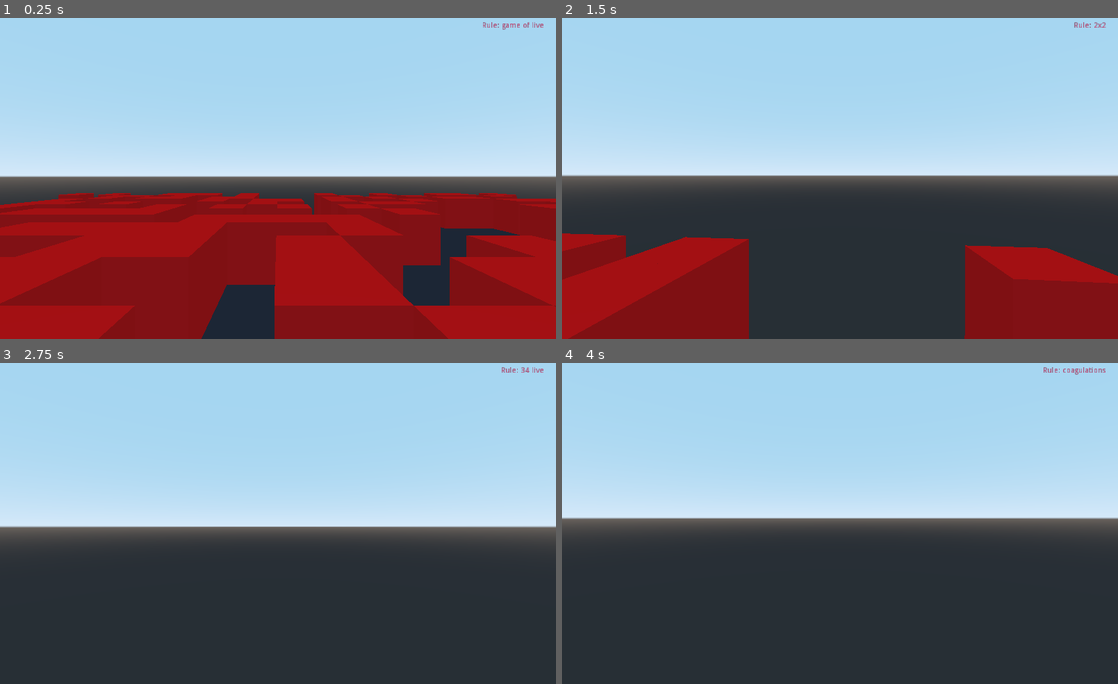
Above: before the commit, frames 1-4 (two rows, left to right).
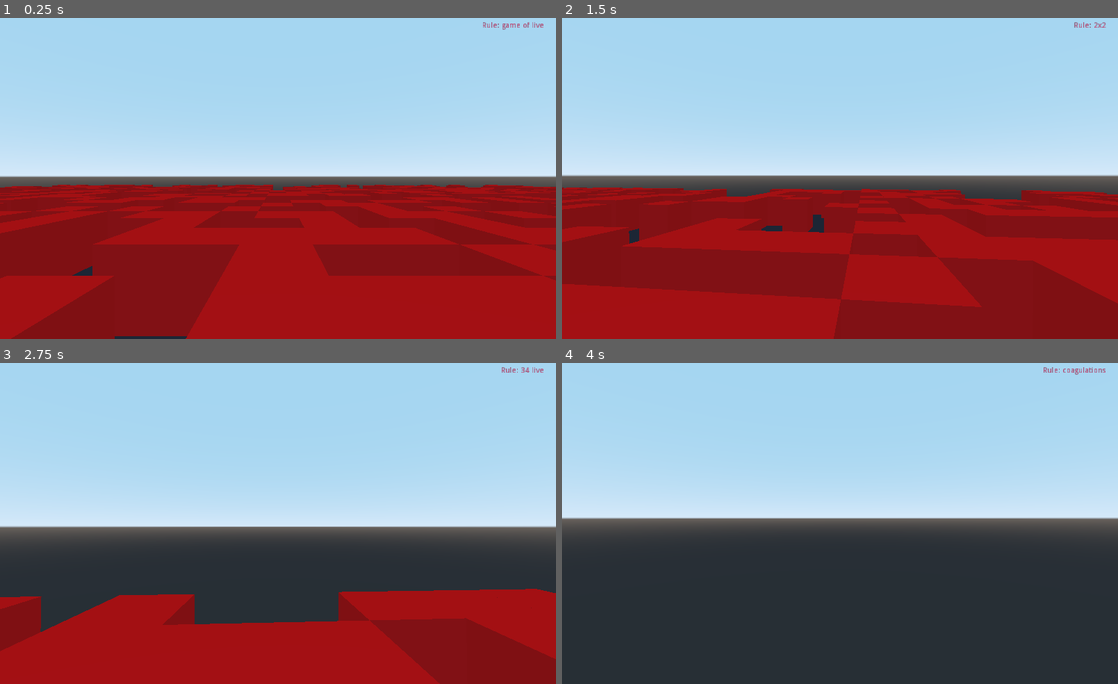
Above: after the commit, the same moments.

Repository: tdworowy/cellular_automata_the_game
Game: Godot game, scene res://main.tscn
The game is run twice, just before and just after one commit, with the same random seed, the same clock (stepped at 60 frames per second) and the same inputs.
Inputs (mouse positions are in pixels of both pictures, inside the frame that each line leads up to):
- Up to frame 1 (0.25 s): no input
- Up to frame 2 (1.5 s): tap Enter at 0.5 s; move the mouse to (867, 175) at 0.52 s; hold 7 (move) 0.53-1.28 s; hold W (forward) from 0.53 s (still down); move the mouse to (812, 178) at 1.27 s; tap 4 (2x2) at 1.35 s
- Up to frame 3 (2.75 s): keep holding W (forward); tap 7 (move) at 1.55, 2.3 s; move the mouse to (289, 517) at 2.02 s; hold 5 (34_live) from 2.03 s (still down)
- Up to frame 4 (4 s): keep holding W (forward); move the mouse to (834, 526) at 2.77 s; release 5 (34_live) at 2.78 s; tap 3 (amoeba) at 2.85 s; tap 7 (move) at 3.05, 3.8 s; tap Space (up) at 3.5 s; move the mouse to (878, 526) at 3.52 s; hold 6 (coagulations) from 3.53 s (still down)

The runs differ from the first frame. In frame 1, 26% of the frame differs, in the area x 0-100%, y 51-100%; in frame 2, 35%, in the area x 0-100%, y 52-100%; in frame 3, 25%; in frame 4, nothing differs.

Commit message:
improve performence

Diff:
--- a/Player.gd
+++ /dev/null
@@ -1,68 +0,0 @@
-extends KinematicBody
-
-var moveSpeed:float = 40
-var jumpForce:float = 20
-var gravity:float=12
-
-var minLookAngle:float = -90
-var maxlookAngle:float = 90
-var sensitivity:float = 7
-var velocity:Vector3 = Vector3()
-var mouseDelta: Vector2 = Vector2()
-
-
-
-onready var camera :Camera = get_node("Camera")
-
-func _ready():
-	Input.set_mouse_mode(Input.MOUSE_MODE_CAPTURED)
-
-
-
-
-
-func _physics_process(delta):
-	velocity.x = 0
-	velocity.z = 0
-	var input:Vector2 = Vector2()
-	if Input.is_action_pressed("forward"):
-		input.y+=1
-	if Input.is_action_pressed("back"):
-		input.y-=1
-	if Input.is_action_pressed("left"):
-		input.x+=1
-	if Input.is_action_pressed("right"):
-		input.x-=1
-	input.normalized();
-
-	var forward = global_transform.basis.z;
-	var right = global_transform.basis.x;
-
-	var relativeDirection = (forward * input.y + right*input.x);
-	velocity.x = relativeDirection.x * moveSpeed
-	velocity.z = relativeDirection.z * moveSpeed
-
-	velocity.y -=gravity*delta;
-	velocity=  move_and_slide(velocity, Vector3.UP);
-
-
-	pass
-	if (Input.is_action_pressed("jump")) and is_on_floor():
-		velocity.y = jumpForce
-
-
-
-
-
-
-
-func _process(delta):
-	camera.rotation_degrees.x -= mouseDelta.y*sensitivity*delta
-
-	camera.rotation_degrees.x = clamp(camera.rotation_degrees.x, minLookAngle,maxlookAngle)
-	rotation_degrees.y -= mouseDelta.x*sensitivity*delta
-
-	mouseDelta = Vector2()
-func _input(event):
-	if event is InputEventMouseMotion	:
-		mouseDelta = event.relative
--- a/main.gd
+++ /dev/null
@@ -1,67 +0,0 @@
-extends Spatial
-
-const scale_x = 2
-const scale_z = 2
-const scale_y = 3
-const red = Color( 1, 0, 0, 1 )
-
-
-func generate_grid(x:int,z:int, prob_of_one:float):
-	var grid = []
-	for i in range(x):
-		var row = []
-		for j in range(z):
-			randomize()
-			var rand_int = (randi() % 10)  + 1
-			if rand_int <= int(prob_of_one * 10):
-				row.append(1)
-			else:
-				row.append(0)
-		grid.append(row)
-	return grid
-
-
-func generate_box(material:SpatialMaterial,x:int=1,y:int=1,z:int=1):
-	var static_body = StaticBody.new()
-	var colision_shape = CollisionShape.new()
-	var box = CSGBox.new()
-
-	static_body.scale.x = scale_x
-	static_body.scale.y = scale_y
-	static_body.scale.z = scale_z
-
-	static_body.translation.x = x
-	static_body.translation.y = y
-	static_body.translation.z = z
-
-	box.material = material
-
-	colision_shape.set_shape(BoxShape.new())
-	colision_shape.add_child(box)
-	static_body.add_child(colision_shape)
-
-	return static_body
-
-func _ready():
-
-	var material = SpatialMaterial.new()
-	material.albedo_color = red
-
-	var floor_scale_x = $floor.scale.x
-	var floor_scale_z = $floor.scale.z
-
-	var grid = generate_grid(floor_scale_x/scale_x, floor_scale_z/scale_z, 0.3)
-	var x = floor_scale_x
-	var z = floor_scale_z
-	for row in grid:
-		for value in row:
-			if value == 1:
-				var box = generate_box(material,x,3,z)
-				self.add_child(box)
-			x = x - (scale_x * 2)
-		x = floor_scale_x
-		z = z - (scale_z * 2)
-
-# Called every frame. 'delta' is the elapsed time since the previous frame.
-#func _process(delta):
-#	pass
--- a/main.tscn
+++ b/main.tscn
@@ -12,7 +12,7 @@
 script = ExtResource( 2 )
 
 [node name="floor" type="StaticBody" parent="."]
-transform = Transform( 50, 0, 0, 0, 1, 0, 0, 0, 50, 0, 0, 0 )
+transform = Transform( 100, 0, 0, 0, 1, 0, 0, 0, 100, 0, 0, 0 )
 
 [node name="CollisionShape" type="CollisionShape" parent="floor"]
 shape = SubResource( 1 )
@@ -24,7 +24,6 @@
 transform = Transform( 1, 0, 0, 0, 1, 0, 0, 0, 1, -0.105713, 8.21006, 1.32788 )
 
 [node name="Timer" type="Timer" parent="."]
-wait_time = 2.0
 autostart = true
 
 [node name="current_rule" type="Label" parent="."]
--- a/scripts/main.gd
+++ b/scripts/main.gd
@@ -47,15 +47,26 @@
 	var z = floor_scale_z
 	for row in grid:
 		for value in row:
-			var nodes = get_tree().get_nodes_in_group(str(x)+"_"+str(z))
-			if value == 1:
-				if nodes.size() == 0:
-					var box = generate_box(material, x, 3, z)
-					self.add_child(box)
-			else:
-				if nodes.size() != 0:
-					for node in nodes:
-						node.queue_free()
+			var box = generate_box(material, x, 3, z)
+			self.add_child(box)
+			x = x - (scale_x * 2)
+		x = floor_scale_x
+		z = z - (scale_z * 2)
+
+func set_visibility(grid:Array, floor_scale_x:int, floor_scale_z:int):
+	var x = floor_scale_x
+	var z = floor_scale_z
+	for row in grid:
+		for value in row:
+			var node = get_tree().get_nodes_in_group(str(x)+"_"+str(z))[0]
+
+			if value == 0 and node.is_visible():
+				node.visible = false
+				node.get_children()[0].disabled = true
+
+			if value == 1 and !node.is_visible():
+				node.visible = true
+				node.get_children()[0].disabled = false
 			x = x - (scale_x * 2)
 		x = floor_scale_x
 		z = z - (scale_z * 2)
@@ -74,6 +85,7 @@
 
 	grid = cellular_automata.generate_grid(grid_x, grid_z, 0.4)
 	generate_boxes(grid, floor_scale_x, floor_scale_z, material)
+	set_visibility(grid, floor_scale_x, floor_scale_z)
 
 func _process(delta):
 	if Input.is_action_pressed("game_of_live"):
@@ -111,7 +123,7 @@
 
 
 func _on_Timer_timeout():
-		var new_grid =  cellular_automata.update_grid_two_d(grid, grid_x, grid_z,
+		var new_grid = cellular_automata.update_grid_two_d(grid, grid_x, grid_z,
 		rule)
-		generate_boxes(new_grid, floor_scale_x, floor_scale_z, material)
+		set_visibility(new_grid, floor_scale_x, floor_scale_z)
 		grid = new_grid
Not shown, added: .gitignore
